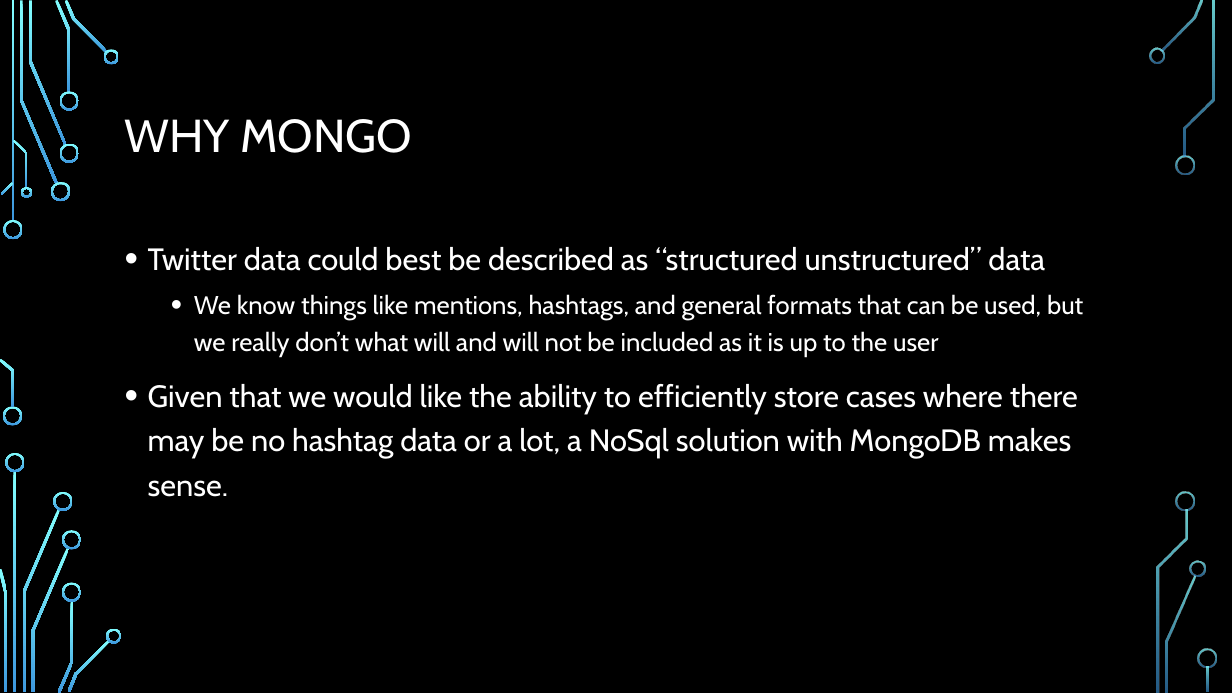
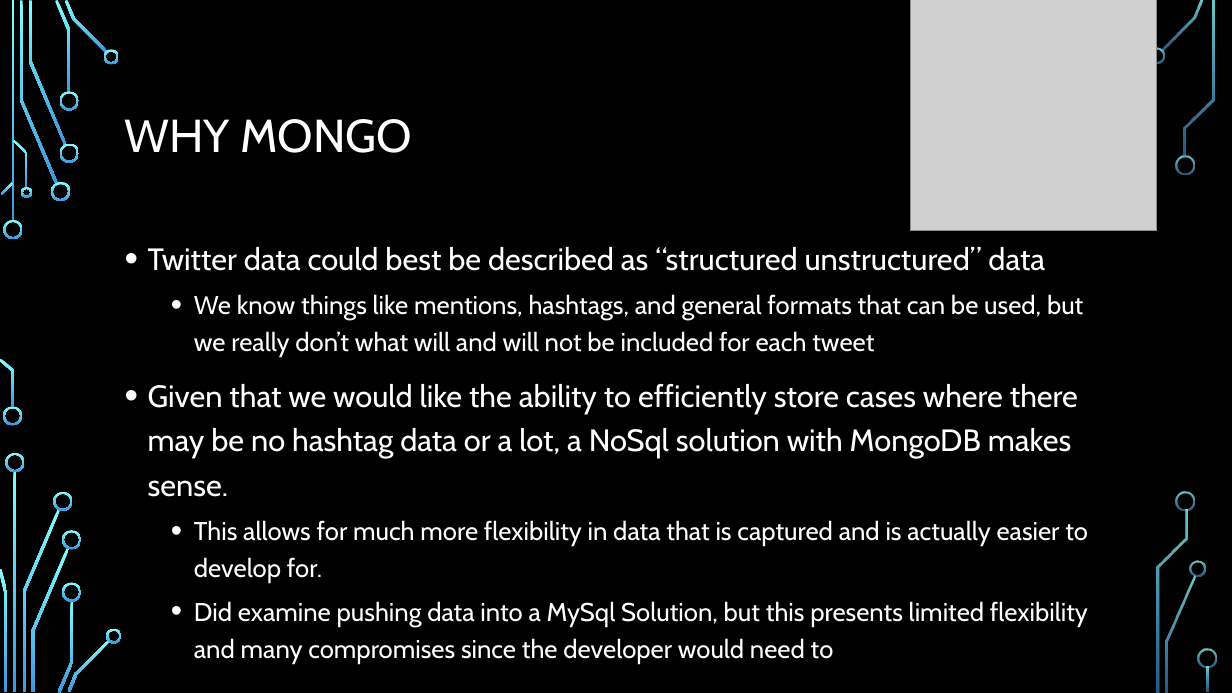
Before and after one commit to cdmorgan103/TwitterData7330, a slide deck: slide 4 of 7330 Twitter data project Presentation.pptx. Drawn at 1232x693 pixels with LibreOffice and Linux fonts; fonts in the diff are those of the drawing; grey boxes stand for pictures; background and template pictures are left out. Boxes give left, top, right and bottom in pixels: in the first picture for what was removed or moved away, otherwise in the second. Text is boxed around its words. In the diff, an @@ line names an element or a change of style, - is before the commit and + after.

```diff
--- a/7330 Twitter data project Presentation.pptx
+++ b/7330 Twitter data project Presentation.pptx
@@ picture added at box(910, 0, 1157, 231) @@
@@ text at box(194, 294, 1083, 357): text changed @@
-  • We know things like mentions, hashtags, and general formats that can be used, but we really don’t what will and will not be included as it is up to the user
+  • We know things like mentions, hashtags, and general formats that can be used, but we really don’t what will and will not be included for each tweet
@@ text at box(194, 520, 1088, 663): paragraphs added @@
+  • This allows for much more flexibility in data that is captured and is actually easier to develop for.
+  • Did examine pushing data into a MySql Solution, but this presents limited flexibility and many compromises since the developer would need to
```
Also in this commit, not shown: 4 other slides changed, 1 other file.
